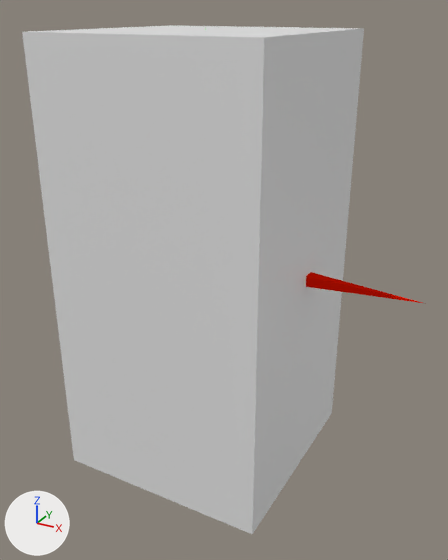
An edit to the Blender file resources/axes.blend, drawn before and after from the same camera.
Both versions are drawn from a 50 mm lens placed at (1.37, -2.33, 2.07), pointed at (0.04, 0.08, 0.87). The axes (+X, +Y, +Z) are drawn at lower left. The lights are the same throughout.

The first picture shows 'colbox', 'xhat'.
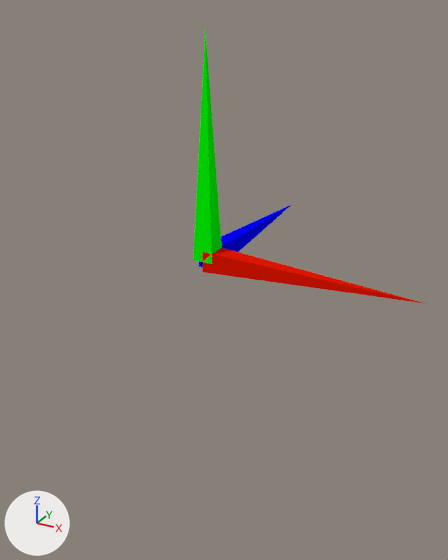
Where the change shows, as pixel boxes [x1, y1, x2, y2] in the pictures (448 x 560 px):
```json
{"object": "colbox", "change": "deleted", "before": [22, 25, 364, 534]}
{"object": "zhat", "change": "unchanged, uncovered by the edit", "after": [193, 29, 222, 264]}
{"object": "xhat", "change": "unchanged, uncovered by the edit", "before": [306, 272, 426, 304], "after": [202, 248, 426, 304]}
```

Scene script edits in JSON lines:
```json
{"op": "remove", "block": "ob_colbox", "code": ["ob_colbox = bpy.data.objects.new('colbox', me_cube)", "ob_colbox.parent = ob_axes", "ob_colbox.location = (0.0, 0.0, -0.01)", "ob_colbox.scale = (0.5, 0.5, 1.0)"]}
```
